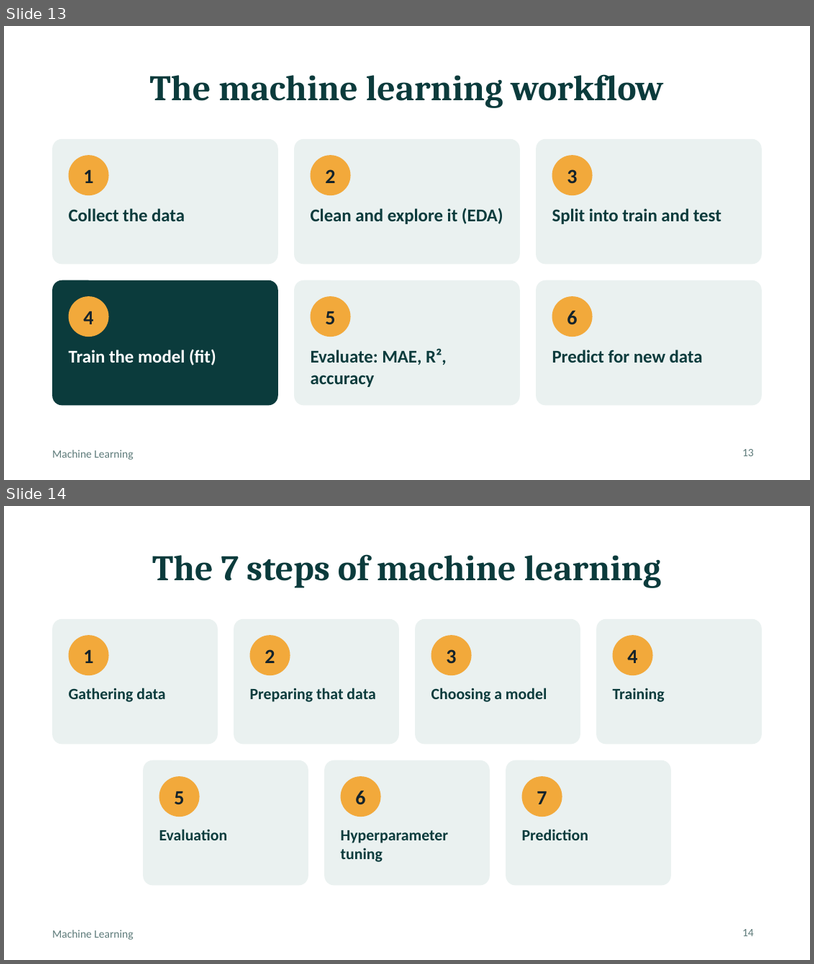
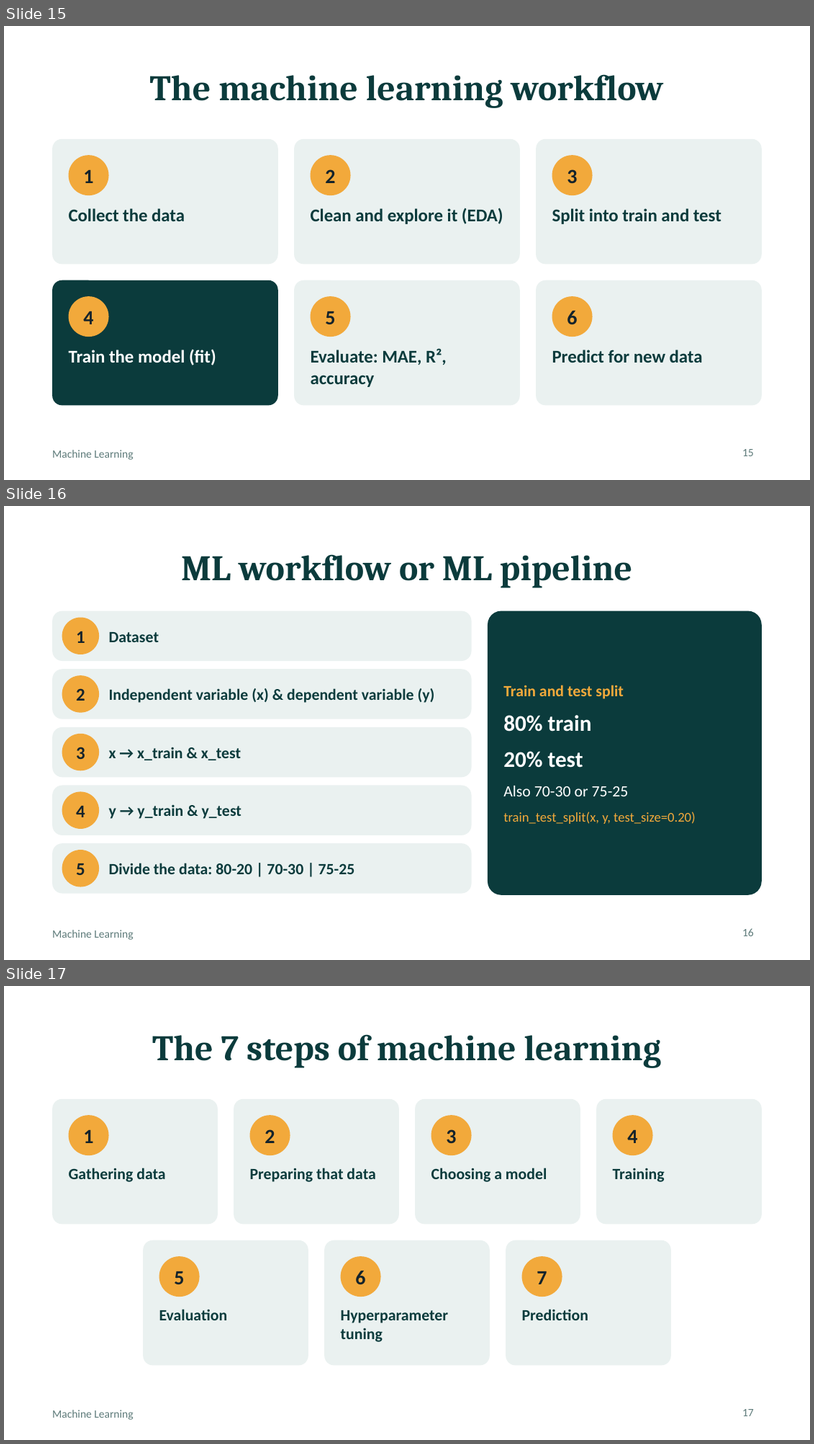
Before and after one commit to mgm-murali-ai/ai-learning, a slide deck: AI-Naresh-IT/notes/machine-learning/machine-learning.pptx. Shown one above the other, each under a label of ours: slides 13 and 14 before the commit, slides 15, 16 and 17 after it. The pictures are 814x964 and 814x1444 pixels, drawn with LibreOffice and Linux fonts; fonts in the diff are those of the drawing. Boxes give left, top, right and bottom in pixels: in the first picture for what was removed or moved away, otherwise in the second. Text is boxed around its words. In the diff, an @@ line names an element or a change of style, - is before the commit and + after.

```diff
--- a/AI-Naresh-IT/notes/machine-learning/machine-learning.pptx
+++ b/AI-Naresh-IT/notes/machine-learning/machine-learning.pptx
@@ slide 16 added at box(4, 506, 810, 960), background #FFFFFF; not listed: 1 template element that a slide beside it also shows @@
@@ title added at box(181, 554, 633, 588), 32 pt, text #0B3B3C, bold @@
+ML workflow or ML pipeline
@@ rounded rectangle added at box(52, 611, 472, 661), fill #EAF1F0 @@
@@ rounded rectangle added at box(488, 611, 762, 895), fill #0B3B3C, 12 pt, text #F2A93B @@
+Train and test split
+80% train
+20% test
+Also 70-30 or 75-25
+train_test_split(x, y, test_size=0.20)
@@ ellipse added at box(62, 618, 99, 654), fill #F2A93B, 16 pt, text #14232B, bold @@
+1
@@ text added at box(109, 632, 160, 642), 14 pt, text #0B3B3C, bold @@
+Dataset
@@ rounded rectangle added at box(52, 669, 472, 719), fill #EAF1F0 @@
@@ ellipse added at box(62, 675, 99, 713), fill #F2A93B, 16 pt, text #14232B, bold @@
+2
@@ text added at box(109, 688, 435, 703), 14 pt, text #0B3B3C, bold @@
+Independent variable (x) & dependent variable (y)
@@ rounded rectangle added at box(52, 727, 472, 777), fill #EAF1F0 @@
@@ ellipse added at box(62, 734, 99, 770), fill #F2A93B, 16 pt, text #14232B, bold @@
+3
@@ text added at box(109, 746, 241, 760), 14 pt, text #0B3B3C, bold @@
+x → x_train & x_test
@@ rounded rectangle added at box(52, 785, 472, 835), fill #EAF1F0 @@
@@ ellipse added at box(62, 791, 99, 829), fill #F2A93B, 16 pt, text #14232B, bold @@
+4
@@ text added at box(109, 804, 242, 818), 14 pt, text #0B3B3C, bold @@
+y → y_train & y_test
@@ rounded rectangle added at box(52, 843, 472, 893), fill #EAF1F0 @@
@@ ellipse added at box(62, 849, 99, 887), fill #F2A93B, 16 pt, text #14232B, bold @@
+5
@@ text added at box(109, 862, 355, 874), 14 pt, text #0B3B3C, bold @@
+Divide the data: 80-20 | 70-30 | 75-25
@@ page number added at box(743, 928, 754, 936), 10 pt, text #5E7B7A @@
+16
@@ what was slide 13 is now slide 15 @@
@@ page number at box(743, 449, 754, 456): text changed @@
-13
+15
@@ what was slide 14 is now slide 17 @@
@@ page number at box(743, 1409, 754, 1416): text changed @@
-14
+17
```
Also in this commit, not shown: 1 slide changed, 7 other slides added, 3 other files.
